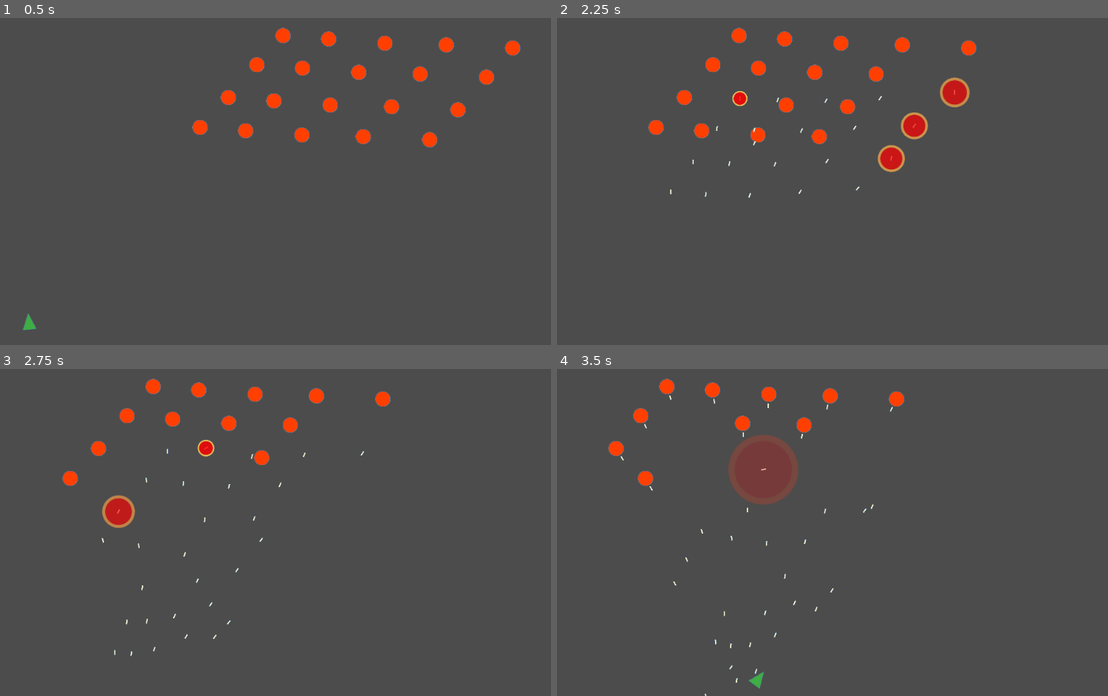
Above: before the commit, frames 1-4 (two rows, left to right).
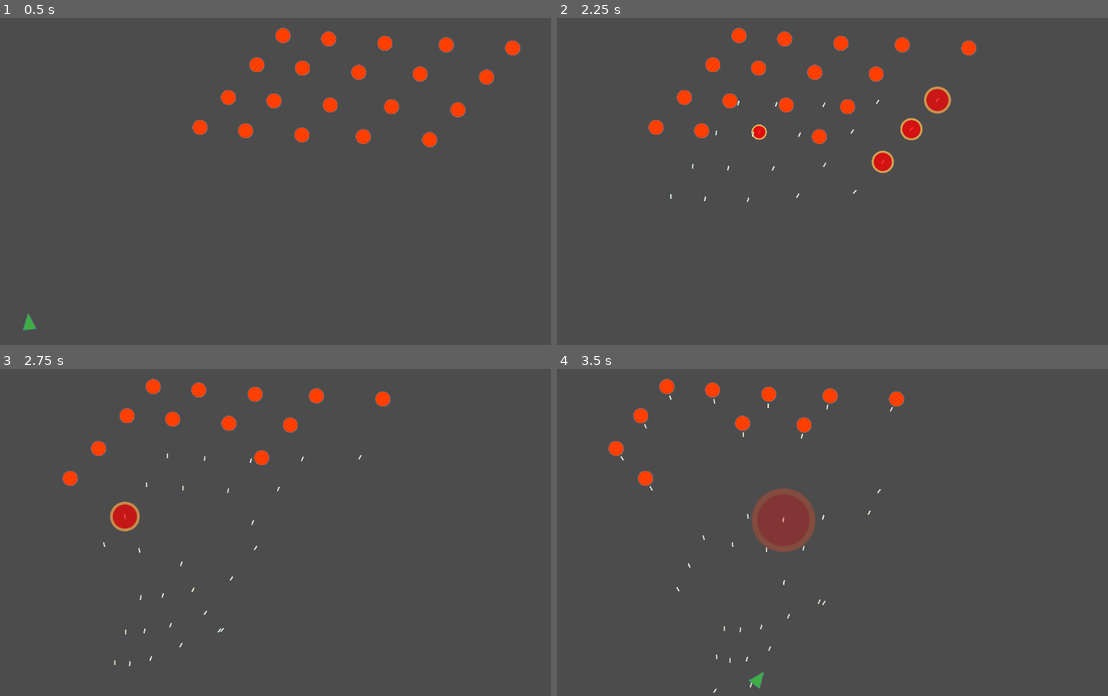
Above: after the commit, the same moments.

Repository: danieljohnson2/Shooty
Game: Godot game, scene res://Game.tscn
The game is run twice, just before and just after one commit, with the same random seed, the same clock (stepped at 60 frames per second) and the same inputs.
Inputs (mouse positions are in pixels of both pictures, inside the frame that each line leads up to):
- Up to frame 1 (0.5 s): no input
- Up to frame 2 (2.25 s): tap Enter (ui_shoot) at 0.5, 0.6, 1.35, 2.1 s; move the mouse to (981, 155) at 0.52 s; hold Right (ui_right) 0.53-1.28 s; move the mouse to (733, 188) at 1.27 s; hold Down (ui_down) 1.28-2.03 s; move the mouse to (909, 96) at 2.02 s; hold Right (ui_right) from 2.03 s (still down)
- Up to frame 3 (2.75 s): keep holding Right (ui_right)
- Up to frame 4 (3.5 s): move the mouse to (821, 591) at 2.77 s; release Right (ui_right) at 2.78 s; hold Up (ui_up) from 2.78 s (still down); tap Enter (ui_shoot) at 2.85 s

Frame 1 is identical in both runs. In frame 2, 1.6% of the frame differs, in the area x 20-75%, y 18-57%; in frame 3, 0.8%; in frame 4, 3.7%, in the area x 21-59%, y 20-100%.

Commit message:
Let's use a kinematic body; we don't need no stinking physics

Diff:
--- a/Bullet.gd
+++ b/Bullet.gd
@@ -1,6 +1,8 @@
 extends RigidBody2D
 
 export var duration = 1.5
+
+var movement = Vector2(0, 0)
 
 var explodyness = 0
 const max_explodyness = 1.5
@@ -10,16 +12,14 @@
 	# to shoot at 'global target', startin at 'shooter' but offset
 	# by 'offset' so we don't hit the shooter
 
-	self.position = shooter.position
+	var angle = shooter.rotation + shooter.get_angle_to(global_target) - PI/2
 	shooter.get_parent().add_child(self)
-
-	var angle = self.get_angle_to(global_target) - PI/2
-	self.rotation += angle
-	self.position += Vector2(0, offset).rotated(angle)
-	self.linear_velocity = Vector2(0, speed).rotated(angle)
+	self.rotation = angle
+	self.position = shooter.position + Vector2(0, offset).rotated(angle)
+	self.movement = Vector2(0, speed).rotated(angle)
 
 func _process(delta):
-	self.angular_velocity = 0 # no tumbling
+	self.position += movement * delta
 
 	# Handle exposion
 	if explodyness > max_explodyness:
--- a/Bullet.tscn
+++ b/Bullet.tscn
@@ -11,7 +11,7 @@
 input_pickable = false
 collision_layer = 1
 collision_mask = 0
-mode = 0
+mode = 3
 mass = 0.01
 friction = 0.0
 bounce = 0.0
